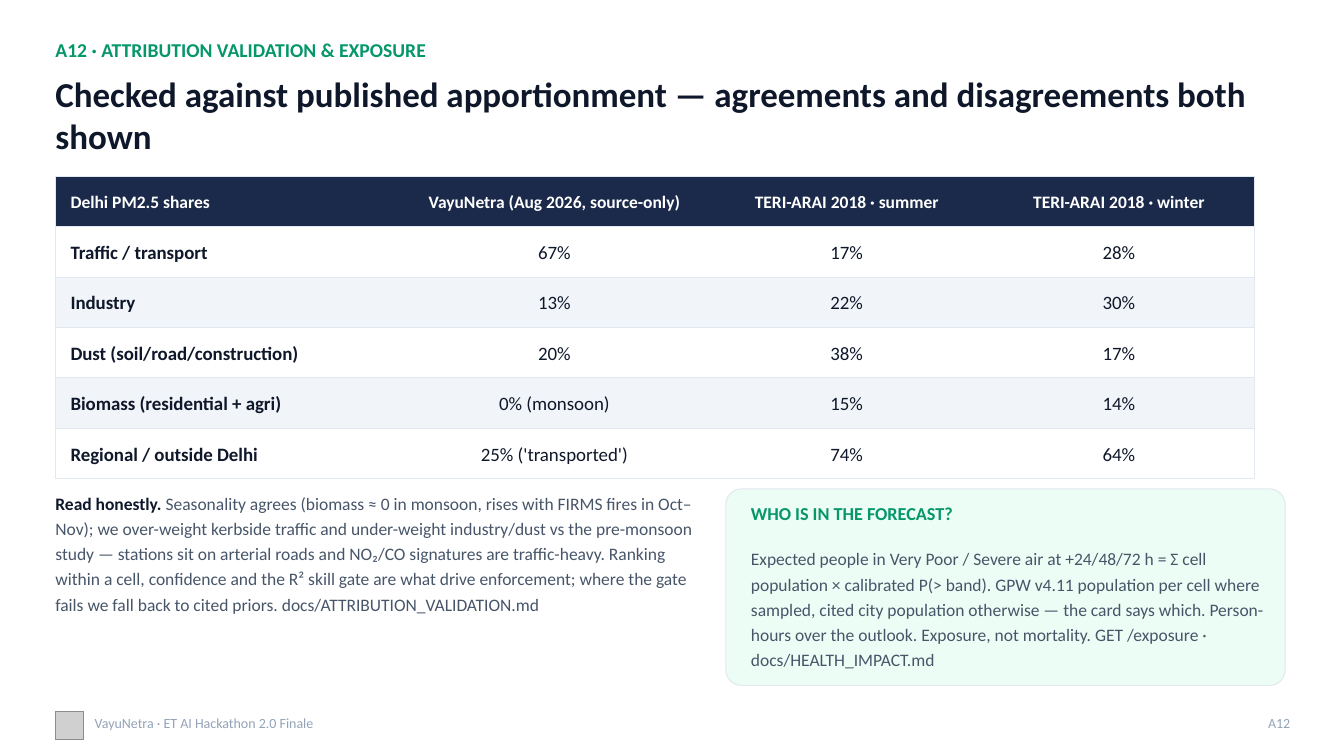
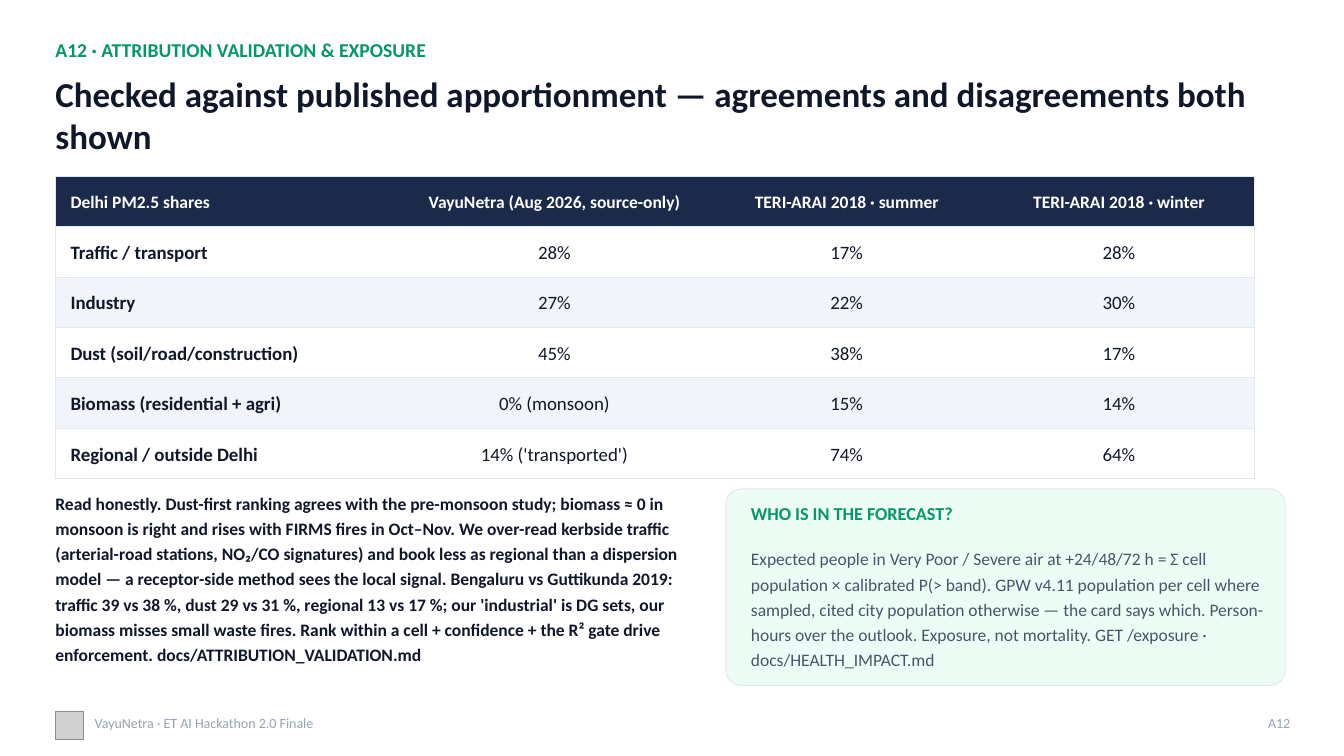
Before and after one commit to omkarrr88/VayuNetra, a slide deck: slide 20 of docs/VayuNetra_Pitch.pptx. Drawn at 1344x756 pixels with LibreOffice and Linux fonts; fonts in the diff are those of the drawing; grey boxes stand for pictures. Boxes give left, top, right and bottom in pixels: in the first picture for what was removed or moved away, otherwise in the second. Text is boxed around its words. In the diff, an @@ line names an element or a change of style, - is before the commit and + after.

```diff
--- a/docs/VayuNetra_Pitch.pptx
+++ b/docs/VayuNetra_Pitch.pptx
@@ text at (538, 246, 571, 259): text changed @@
-67%
+28%
@@ text at (538, 296, 571, 309): text changed @@
-13%
+27%
@@ text at (538, 347, 571, 360): text changed @@
-20%
+45%
@@ text at (481, 447, 628, 464): text changed @@
-25% ('transported')
+14% ('transported')
@@ text at (55, 497, 678, 664): text changed; text colour #475569 to #0F172A; bold on @@
-Read honestly. Seasonality agrees (biomass ≈ 0 in monsoon, rises with FIRMS fires in Oct–Nov); we over-weight kerbside traffic and under-weight industry/dust vs the pre-monsoon study — stations sit on arterial roads and NO₂/CO signatures are traffic-heavy. Ranking within a cell, confidence and the R² skill gate are what drive enforcement; where the gate fails we fall back to cited priors. docs/ATTRIBUTION_VALIDATION.md
+Read honestly. Dust-first ranking agrees with the pre-monsoon study; biomass ≈ 0 in monsoon is right and rises with FIRMS fires in Oct–Nov. We over-read kerbside traffic (arterial-road stations, NO₂/CO signatures) and book less as regional than a dispersion model — a receptor-side method sees the local signal. Bengaluru vs Guttikunda 2019: traffic 39 vs 38 %, dust 29 vs 31 %, regional 13 vs 17 %; our 'industrial' is DG sets, our biomass misses small waste fires. Rank within a cell + confidence + the R² gate drive enforcement. docs/ATTRIBUTION_VALIDATION.md
```
Also in this commit, not shown: 2 other slides changed, 27 other files.
